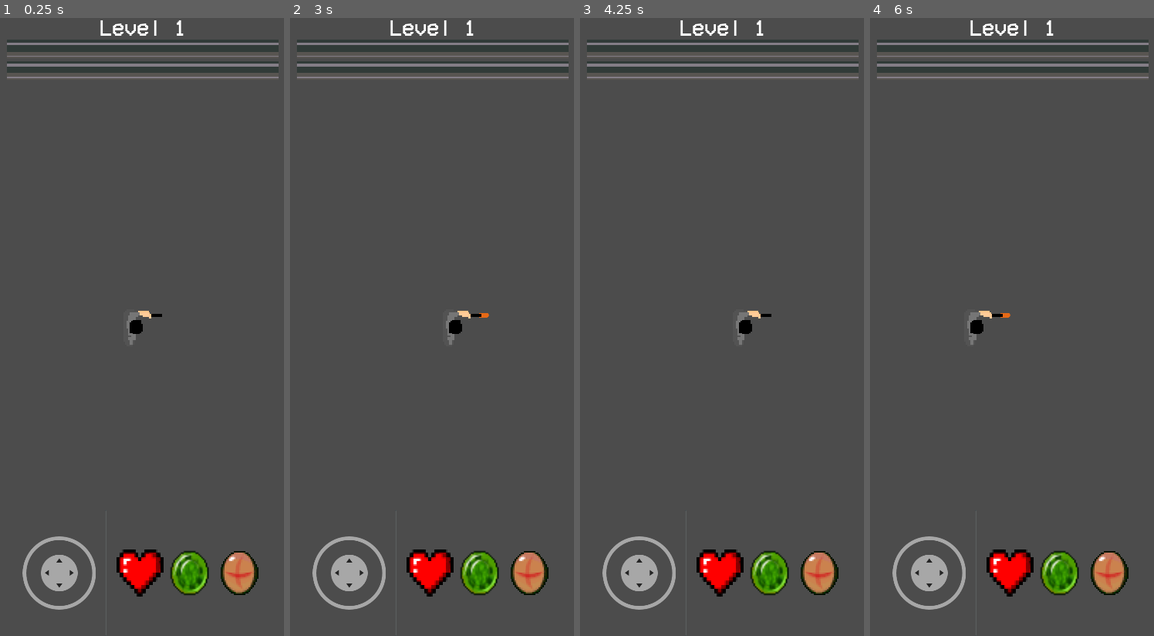
Above: before the commit, frames 1-4 (left to right).
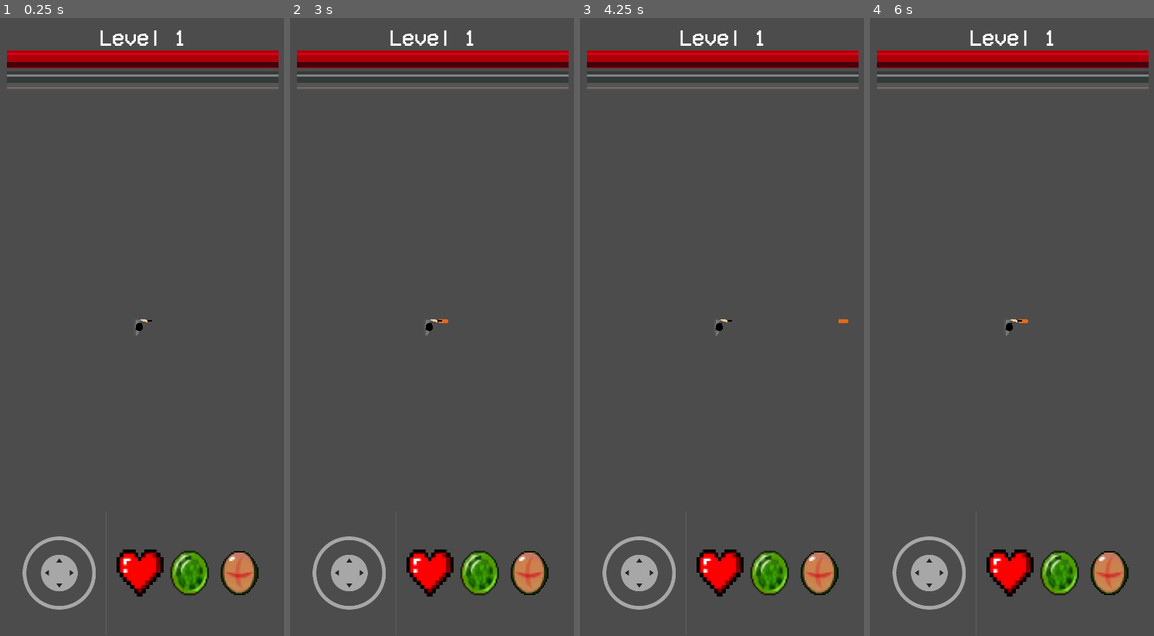
Above: after the commit, the same moments.

Repository: frisk038/RoundedSmash
Game: Godot game, scene res://Components/Main.tscn
Two runs of this game, one before a commit and one after it. Both use one fixed random seed, a clock stepped at 60 frames per second and the inputs below.
Inputs (mouse positions are in pixels of both pictures, inside the frame that each line leads up to):
- Up to frame 1 (0.25 s): no input
- Up to frame 2 (3 s): click (429, 574) at 0.5 s; click (480, 574) at 1.25 s; click (528, 574) at 2 s; tap Enter at 2.75 s; move the mouse to (494, 296) at 2.77 s; hold Right (ui_right) from 2.78 s (still down); click (494, 296) at 2.92 s
- Up to frame 3 (4.25 s): release Right (ui_right) at 3.5 s; tap Space at 3.5 s; drag from (665, 357) to (781, 314) at 3.52 s
- Up to frame 4 (6 s): tap Enter at 4.25, 5.75 s; move the mouse to (1040, 191) at 4.27 s; hold Right (ui_right) 4.28-5 s; tap Space at 5 s; drag from (997, 450) to (926, 234) at 5.02 s; move the mouse to (1097, 419) at 5.77 s; hold Left (ui_left) from 5.78 s (still down)

The runs differ from the first frame. In frame 1, 7.1% of the frame differs, in the area x 2-99%, y 0-53%; in frame 2, 7.2%; in frame 3, 7.2%; in frame 4, 7.2%.

Commit message:
life meter update

Diff:
--- a/Components/EnemyManager.gd
+++ b/Components/EnemyManager.gd
@@ -1,4 +1,6 @@
 extends Node
+
+signal inflict_damage
 
 onready var player:KinematicBody2D	 = get_parent().get_node("Player")
 onready var enemy = preload("res://Components/enemy.tscn")
@@ -12,12 +14,16 @@
 # Called when the node enters the scene tree for the first time.
 func new_enemy():
 	var instance = enemy.instance()
+	instance.connect("damage_given", self, "_on_damaged_inflicted")
 	instance.player = player
 
 	return instance
 
 func _ready():
 	pass
+
+func _on_damaged_inflicted(damage):
+	emit_signal("inflict_damage", damage)
 
 func _on_Timer_timeout():
 	var instance = new_enemy()
--- /dev/null
+++ b/Components/Main.gd
@@ -0,0 +1,12 @@
+extends Node
+
+onready var enemy_mgr = $EnemyManager
+onready var shoot_mgr = $ShootingManager
+onready var stat_mgr = $StatsManager
+
+func _ready():
+	enemy_mgr.connect("inflict_damage", stat_mgr, "update_life")
+
+# Called every frame. 'delta' is the elapsed time since the previous frame.
+#func _process(delta):
+#	pass
--- a/Components/Main.tscn
+++ b/Components/Main.tscn
@@ -1,12 +1,15 @@
-[gd_scene load_steps=6 format=2]
+[gd_scene load_steps=8 format=2]
 
 [ext_resource path="res://Components/character.tscn" type="PackedScene" id=1]
 [ext_resource path="res://Components/progress_bars.tscn" type="PackedScene" id=2]
 [ext_resource path="res://Components/control.tscn" type="PackedScene" id=3]
 [ext_resource path="res://Components/ShootingManager.gd" type="Script" id=4]
+[ext_resource path="res://Components/StatsManager.gd" type="Script" id=5]
 [ext_resource path="res://Components/EnemyManager.gd" type="Script" id=6]
+[ext_resource path="res://Components/Main.gd" type="Script" id=7]
 
-[node name="Node" type="Node"]
+[node name="Main" type="Node"]
+script = ExtResource( 7 )
 
 [node name="EnemyManager" type="Node" parent="."]
 script = ExtResource( 6 )
@@ -18,8 +21,12 @@
 [node name="ShootingManager" type="Node" parent="."]
 script = ExtResource( 4 )
 
+[node name="StatsManager" type="Node" parent="."]
+script = ExtResource( 5 )
+
 [node name="Player" parent="." instance=ExtResource( 1 )]
 position = Vector2( 217, 386 )
+scale = Vector2( 1, 1 )
 
 [node name="hud" parent="." instance=ExtResource( 2 )]
 
--- a/Components/Player.gd
+++ b/Components/Player.gd
@@ -20,10 +20,10 @@
 		pressed = true
 		rotation = joystick.get_output().angle()
 
-func _physics_process(delta):
+func _physics_process(_delta):
 	set_input()
-	if velocity != Vector2.ZERO:
-		position = (velocity * radius) + initial_position
+#	if velocity != Vector2.ZERO:
+#		position = (velocity * radius) + initial_position
 
 func _ready():
 	position = get_viewport_rect().size / 2
--- a/Components/ShootingManager.gd
+++ b/Components/ShootingManager.gd
@@ -1,7 +1,7 @@
 extends Node
 
 
-export (float) var fire_rate = 1
+export (float) var fire_rate = 1.0
 
 onready var bullet = preload("res://Components/bullet.tscn")
 
@@ -9,7 +9,7 @@
 func _ready():
 	pass # Replace with function body.
 
-func _physics_process(delta):
+func _physics_process(_delta):
 	pass
 
 func _on_Player_spawn_bullet(pos:Vector2, rot:float, dir:Vector2):
--- /dev/null
+++ b/Components/StatsManager.gd
@@ -0,0 +1,17 @@
+extends Node
+
+onready var xp_meter = get_parent().get_node("hud/VBoxContainer/Xp")
+onready var lp_meter = get_parent().get_node("hud/VBoxContainer/Life")
+onready var level = get_parent().get_node("hud/VBoxContainer/Label")
+
+
+func update_life(life):
+	lp_meter.value += life
+
+func _ready():
+	pass # Replace with function body.
+
+
+# Called every frame. 'delta' is the elapsed time since the previous frame.
+#func _process(delta):
+#	pass
--- a/Components/bullet.gd
+++ b/Components/bullet.gd
@@ -7,7 +7,7 @@
 func _ready():
 	pass # Replace with function body.
 
-func _physics_process(delta):
+func _physics_process(_delta):
 	if direction != Vector2.ZERO:
 		var velo = direction * speed
 		global_position += velo
--- a/Components/enemy.gd
+++ b/Components/enemy.gd
@@ -1,10 +1,14 @@
 extends KinematicBody2D
 
 signal dead
+signal damage_given
 
 export (int) var life = 10
-export (float) var speed =  50
-export (float) var max_distance =  50
+export (float) var speed =  50.0
+export (float) var max_distance =  50.0
+export (int) var hit_damage =  1
+
+onready var timer = $Timer
 
 var player:Node2D = null
 var reset_position = Vector2(-1000, 0)
@@ -12,12 +16,16 @@
 func _ready():
 	pass # Replace with function body.
 
-func _physics_process(delta):
+func _physics_process(_delta):
 	if player != null:
 		var target = (player.position - position).normalized()
 		if position.distance_to(player.position) > max_distance:
 			move_and_slide(target * speed)
 			look_at(player.position)
+		else:
+			if timer.is_stopped():
+				timer.start()
+
 
 func handle_hit(damage:int):
 	life -= damage
@@ -27,4 +35,9 @@
 		position = reset_position
 		emit_signal("dead")
 		player = null
+		timer.stop()
 	#play damaged or death
+
+
+func _on_Timer_timeout():
+	emit_signal("damage_given", hit_damage)
--- a/Components/enemy.tscn
+++ b/Components/enemy.tscn
@@ -8,6 +8,7 @@
 
 [node name="enemy" type="KinematicBody2D"]
 script = ExtResource( 2 )
+hit_damage = -1
 
 [node name="Sprite" type="Sprite" parent="."]
 texture = ExtResource( 1 )
@@ -15,3 +16,7 @@
 [node name="CollisionShape2D" type="CollisionShape2D" parent="."]
 position = Vector2( -2, 0 )
 shape = SubResource( 1 )
+
+[node name="Timer" type="Timer" parent="."]
+
+[connection signal="timeout" from="Timer" to="." method="_on_Timer_timeout"]
--- a/Components/progress_bars.tscn
+++ b/Components/progress_bars.tscn
@@ -23,6 +23,7 @@
 [node name="VBoxContainer" type="VBoxContainer" parent="."]
 anchor_right = 1.0
 margin_left = 10.0
+margin_top = 14.0
 margin_right = -10.0
 margin_bottom = 4.0
 alignment = 1
@@ -40,6 +41,7 @@
 margin_right = 370.0
 margin_bottom = 56.0
 rect_min_size = Vector2( 0, 25 )
+value = 100.0
 texture_under = ExtResource( 2 )
 texture_progress = ExtResource( 1 )
 tint_progress = Color( 1, 0, 0.215686, 1 )
